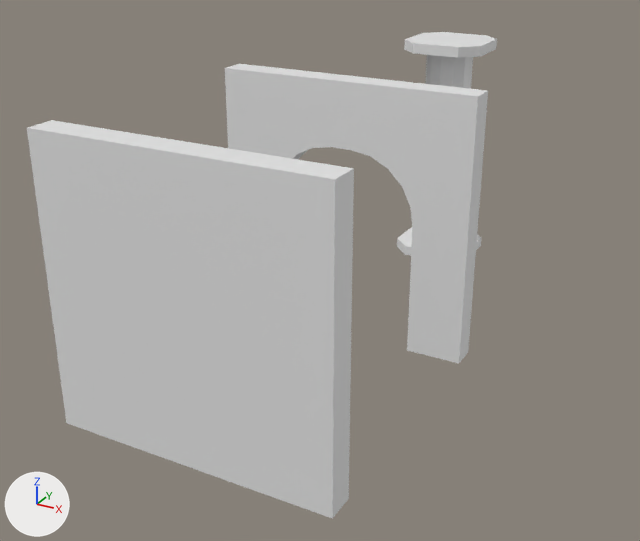
Two versions of the Blender file floorplan/srcart/walls.blend, one commit apart.
Rendered twice from a 50 mm camera at (3.88, -3.67, 3.29) aimed at (0.86, 1.83, 0.54). Lighting does not change. The marker at lower left points along +X, +Y and +Z.

Names of what the first picture shows: 'Arch', 'Column', 'Plain'.
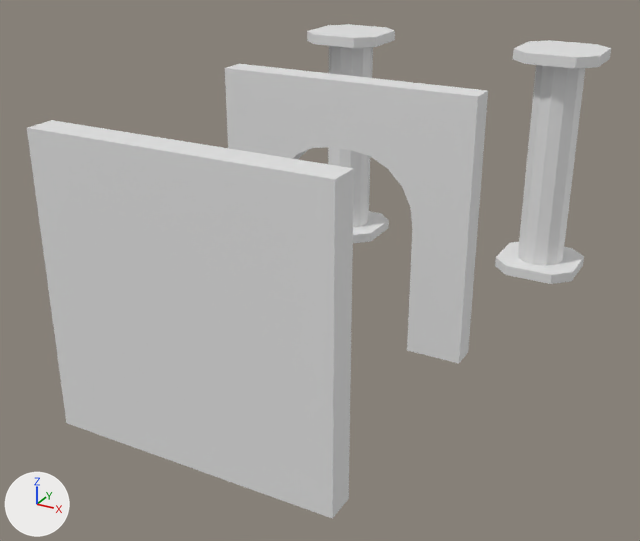
Changed parts and their boxes [x1, y1, x2, y2] in the pictures (640 x 541 px; the box of a moved part takes in the faces that stretch with it):
'Column', reshaped (202% wider, 16% taller): before [397, 32, 497, 256]; after [307, 24, 611, 284]
part 1 of me_cube_001, moved or reshaped: before [397, 227, 481, 256]; after [353, 211, 389, 243]
part 2 of me_cube_001, moved or reshaped: before [425, 55, 473, 89]; after [328, 46, 373, 227]
part 3 of me_cube_001, moved or reshaped: before [404, 32, 497, 58]; after [307, 24, 395, 48]
part 4 of me_cube_001, added: after [495, 242, 584, 284]
part 5 of me_cube_001, added: after [518, 65, 585, 266]
part 6 of me_cube_001, added: after [513, 40, 611, 69]

Edits to the bpy script that builds the scene:
```text
Change me_cube_001:
    where me_cube_001.from_pydata(...)  # 56 vertices, 33 faces; spans x 0.64..1.36, y -0.36..0.36, z 0.0..2.0
    used by ob_column; location = (0.0, 4.0, 0.0)
    me_cube_001 part 1: the loose piece of 16 vertices spanning x 0.64..1.36, y -0.36..0.36, z 0.0..0.09 is moved by (-1.0, 0.0, 0.0)
    me_cube_001 part 2: the loose piece of 24 vertices spanning x 0.79..1.21, y -0.21..0.21, z 0.09..1.91 is moved by (-1.0, 0.0, 0.0)
    me_cube_001 part 3: the loose piece of 16 vertices spanning x 0.64..1.36, y -0.36..0.36, z 1.91..2.0 is moved by (-1.0, 0.0, 0.0)
    me_cube_001 part 4: the loose piece of 16 vertices spanning x 0.64..1.36, y -0.36..0.36, z 0.0..0.09 is copied, and the copy is moved by (1.0, 0.0, 0.0); it spans x 1.64..2.36, y -0.36..0.36, z 0.0..0.09
    me_cube_001 part 5: the loose piece of 24 vertices spanning x 0.79..1.21, y -0.21..0.21, z 0.09..1.91 is copied, and the copy is moved by (1.0, 0.0, 0.0); it spans x 1.79..2.21, y -0.21..0.21, z 0.09..1.91
    me_cube_001 part 6: the loose piece of 16 vertices spanning x 0.64..1.36, y -0.36..0.36, z 1.91..2.0 is copied, and the copy is moved by (1.0, 0.0, 0.0); it spans x 1.64..2.36, y -0.36..0.36, z 1.91..2.0
```
